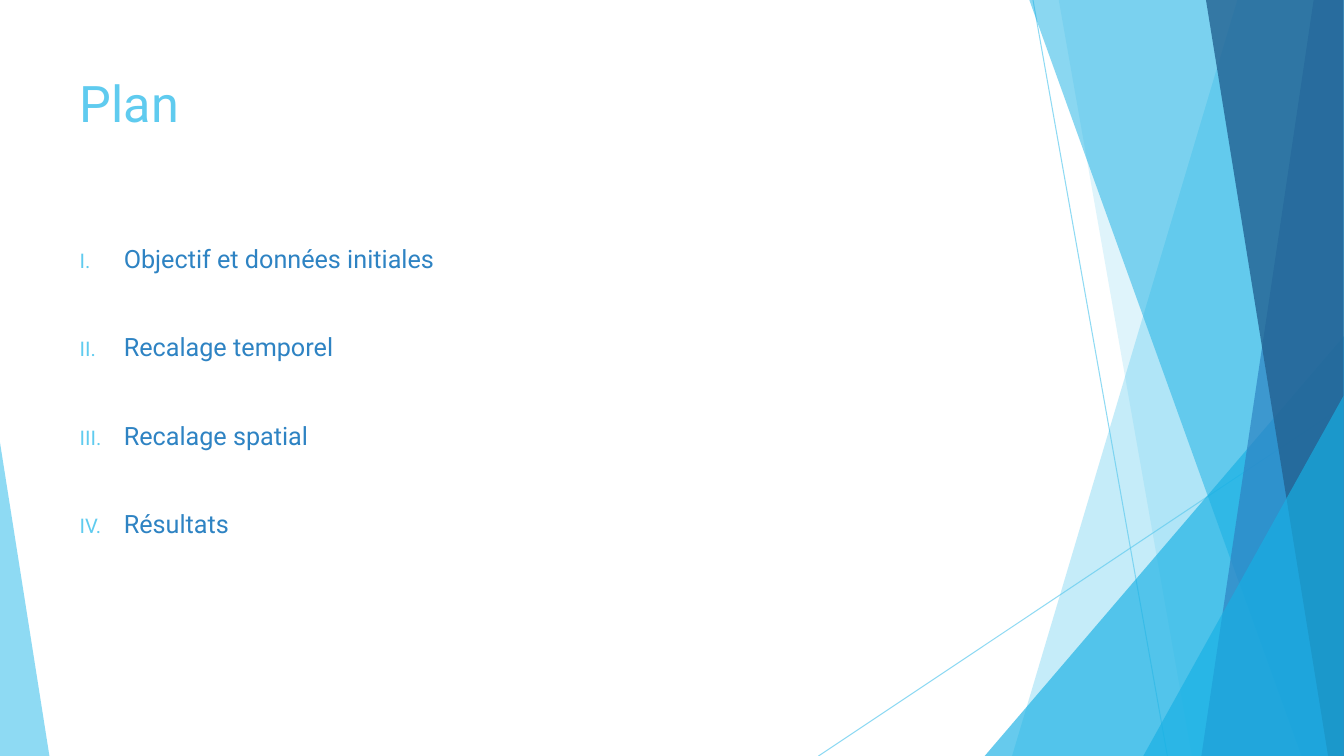
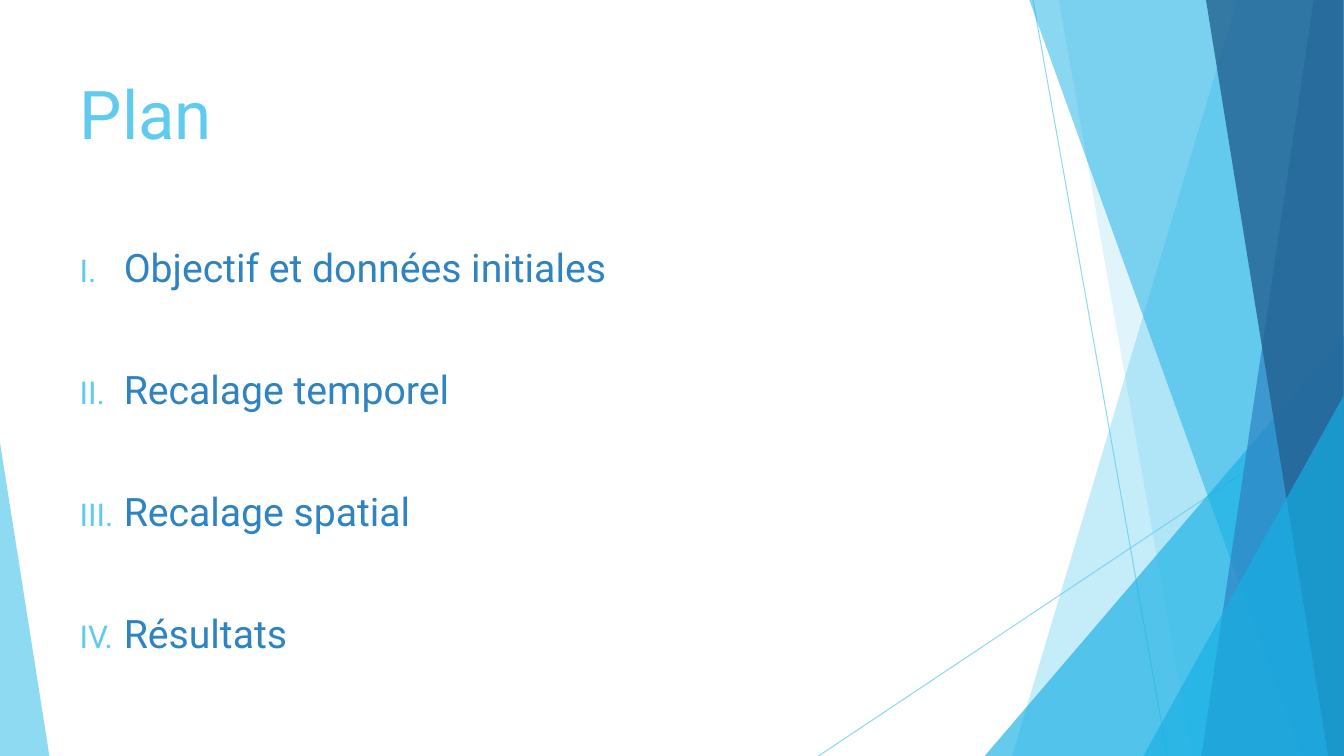
Before and after one commit to marc921/GesteIA, a slide deck: slide 2 of Présentation.pptx. Drawn at 1344x756 pixels with LibreOffice and Linux fonts; fonts in the diff are those of the drawing. Boxes give left, top, right and bottom in pixels: in the first picture for what was removed or moved away, otherwise in the second. Text is boxed around its words. In the diff, an @@ line names an element or a change of style, - is before the commit and + after.

```diff
--- a/Présentation.pptx
+++ b/Présentation.pptx
@@ title "Plan" at (80, 88, 212, 140): size 36 to 48 pt @@
@@ text "Objectif et données initiales" at (124, 252, 606, 649): size 18 to 28 pt @@
```
Also in this commit, not shown: 11 other slides changed.
